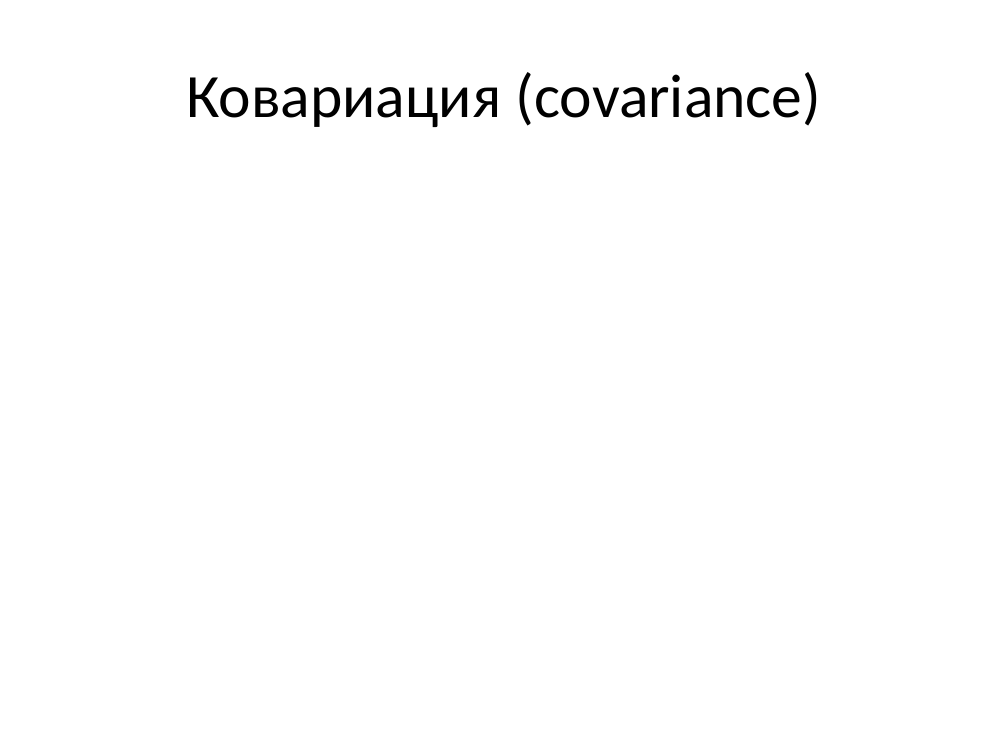
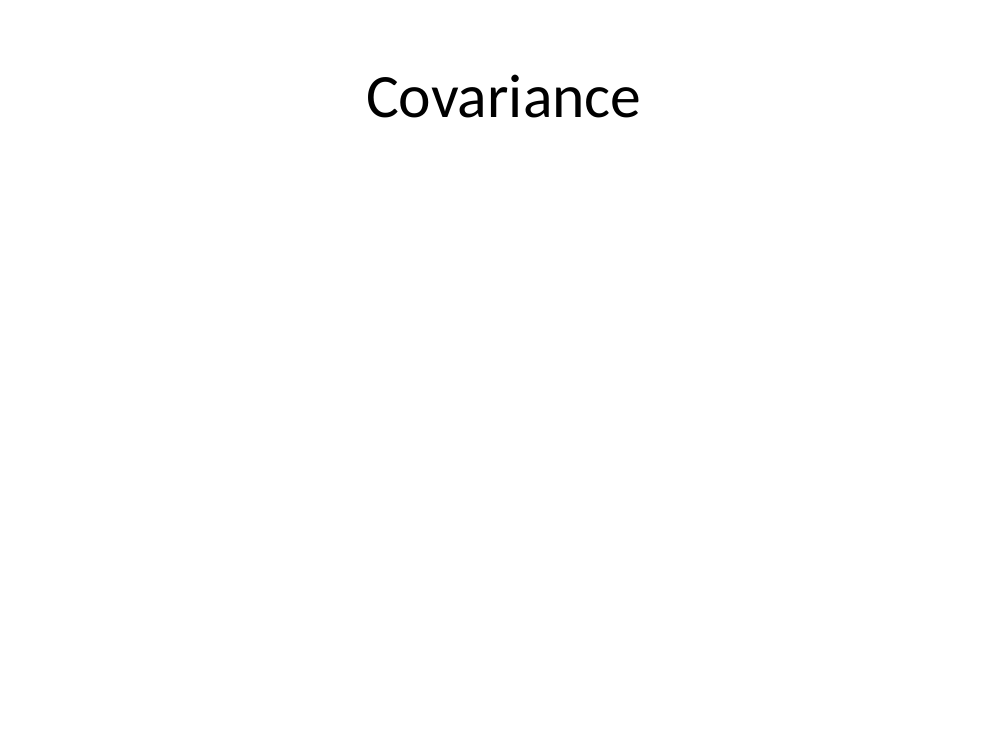
Before and after one commit to a-vodka/dv, a slide deck: slide 25 of dv-lec9-dim-reduc-PCA+SVD.pptx. Drawn at 1008x756 pixels with LibreOffice and Linux fonts; fonts in the diff are those of the drawing; grey boxes stand for pictures; background and template pictures are left out. Boxes give left, top, right and bottom in pixels: in the first picture for what was removed or moved away, otherwise in the second. Text is boxed around its words. In the diff, an @@ line names an element or a change of style, - is before the commit and + after.

```diff
--- a/dv-lec9-dim-reduc-PCA+SVD.pptx
+++ b/dv-lec9-dim-reduc-PCA+SVD.pptx
@@ title at (x1=366, y1=74, x2=641, y2=118): text changed @@
-Ковариация (covariance)
+Covariance
```
Also in this commit, not shown: 4 other slides changed, 17 slides added, 17 slides removed, 11 other files.
